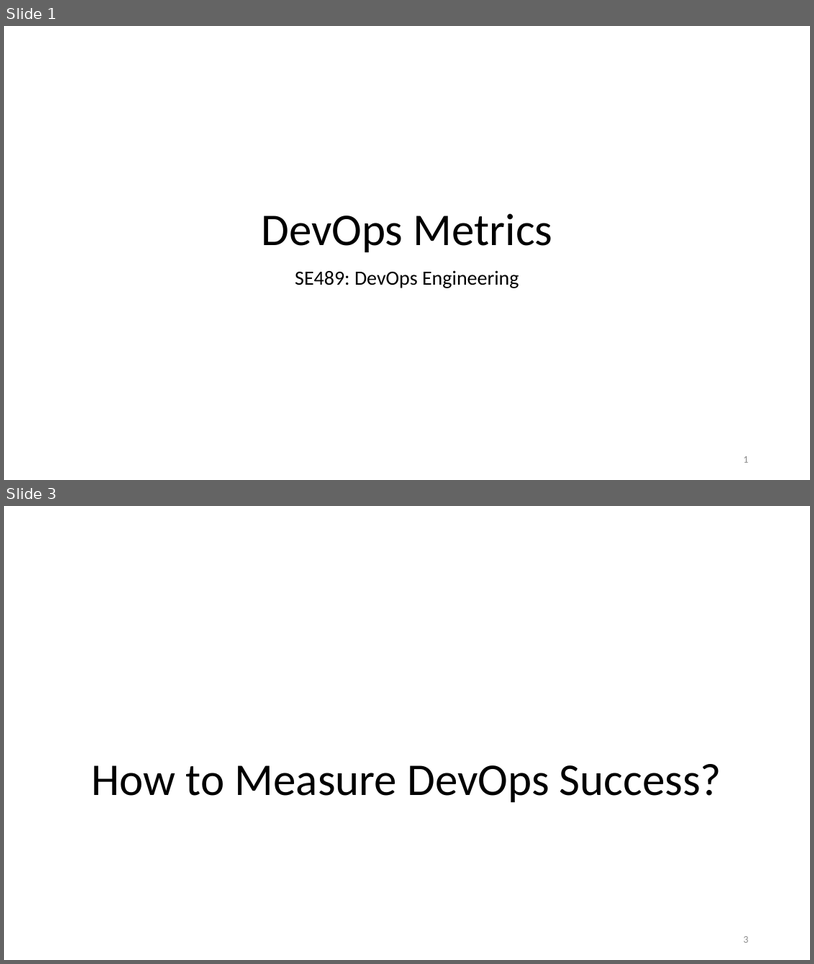
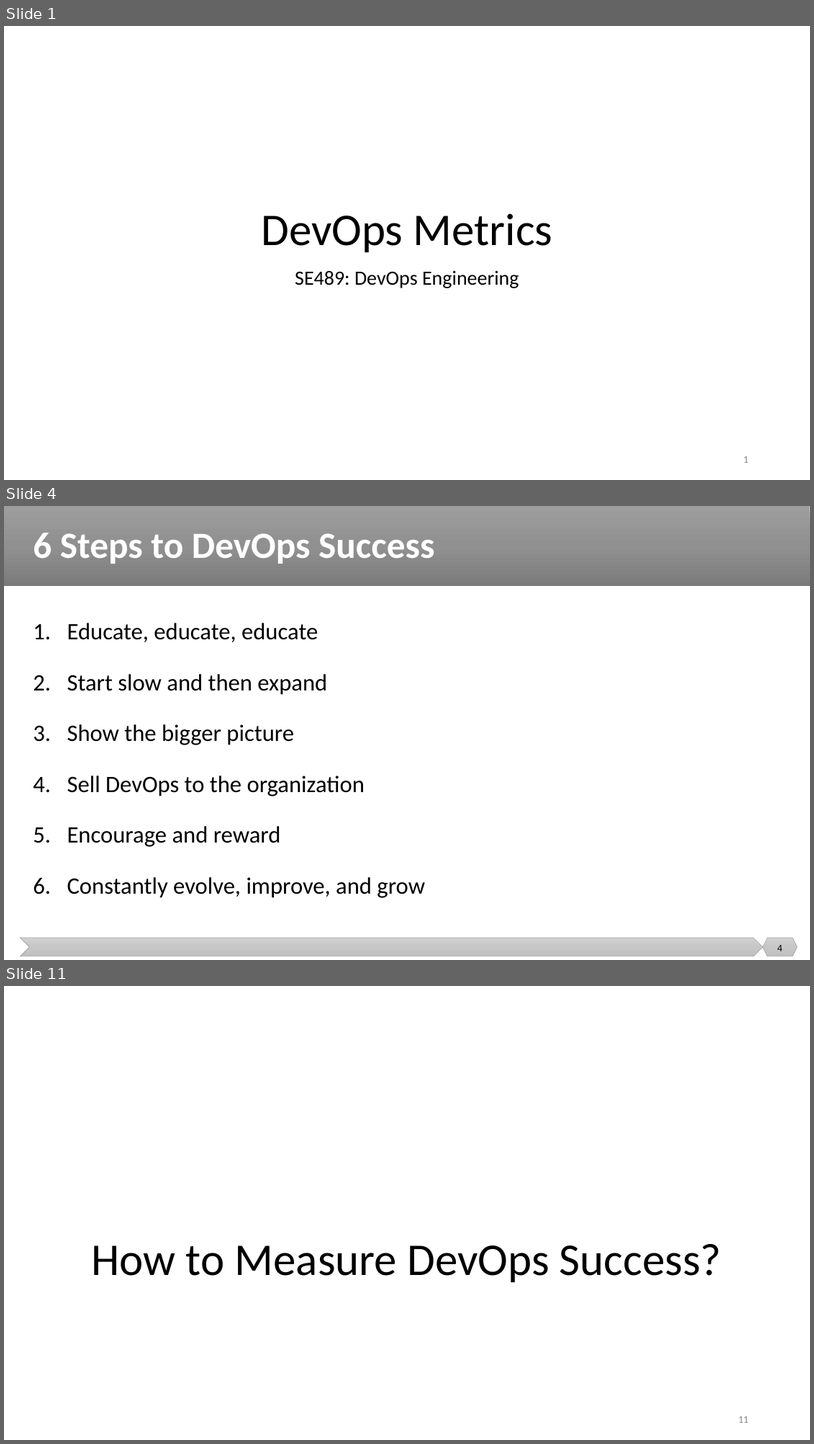
Before and after one commit to malenezi/malenezi, a slide deck: SE489/Lectures/7-Continuous Monitoring/DevOps Metrics.pptx. Shown one above the other, each under a label of ours: slides 1 and 3 before the commit, slides 1, 4 and 11 after it; the slides between them are not shown. The pictures are 814x964 and 814x1444 pixels, drawn with LibreOffice and Linux fonts; fonts in the diff are those of the drawing; background and template pictures are left out. Boxes give left, top, right and bottom in pixels: in the first picture for what was removed or moved away, otherwise in the second. Text is boxed around its words. In the diff, an @@ line names an element or a change of style, - is before the commit and + after.

```diff
--- a/SE489/Lectures/7-Continuous Monitoring/DevOps Metrics.pptx
+++ b/SE489/Lectures/7-Continuous Monitoring/DevOps Metrics.pptx
@@ slide 4 added at [4, 506, 810, 960], background #FFFFFF @@
@@ rectangle added at [4, 506, 810, 586], fill gradient #9D9D9D to #909090 to #7C7C7C @@
@@ title added at [33, 533, 435, 564], 44 pt, text #FFFFFF, bold @@
+6 Steps to DevOps Success
@@ text added at [67, 623, 425, 898], 28 pt, text #000000 @@
+1. Educate, educate, educate
+2. Start slow and then expand
+3. Show the bigger picture
+4. Sell DevOps to the organization
+5. Encourage and reward
+6. Constantly evolve, improve, and grow
@@ chevron added at [21, 937, 763, 956], fill gradient #D2D2D2 to #C8C8C8 to #C0C0C0, outline #A5A5A5 0.5 pt @@
@@ hexagon added at [763, 937, 797, 956], fill gradient #D2D2D2 to #C8C8C8 to #C0C0C0, outline #A5A5A5 0.5 pt @@
@@ page number added at [778, 944, 783, 951], 12 pt, text #000000 @@
+4
@@ what was slide 3 is now slide 11 @@
@@ page number at [738, 1416, 748, 1422]: text changed @@
-3
+11
```
Also in this commit, not shown: 1 slide changed, 7 other slides added.
